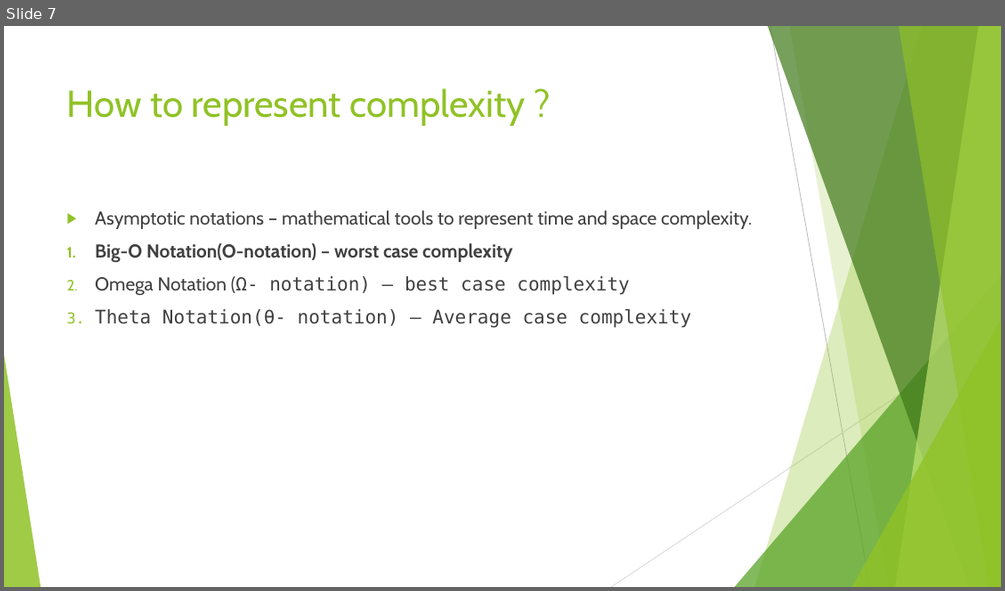
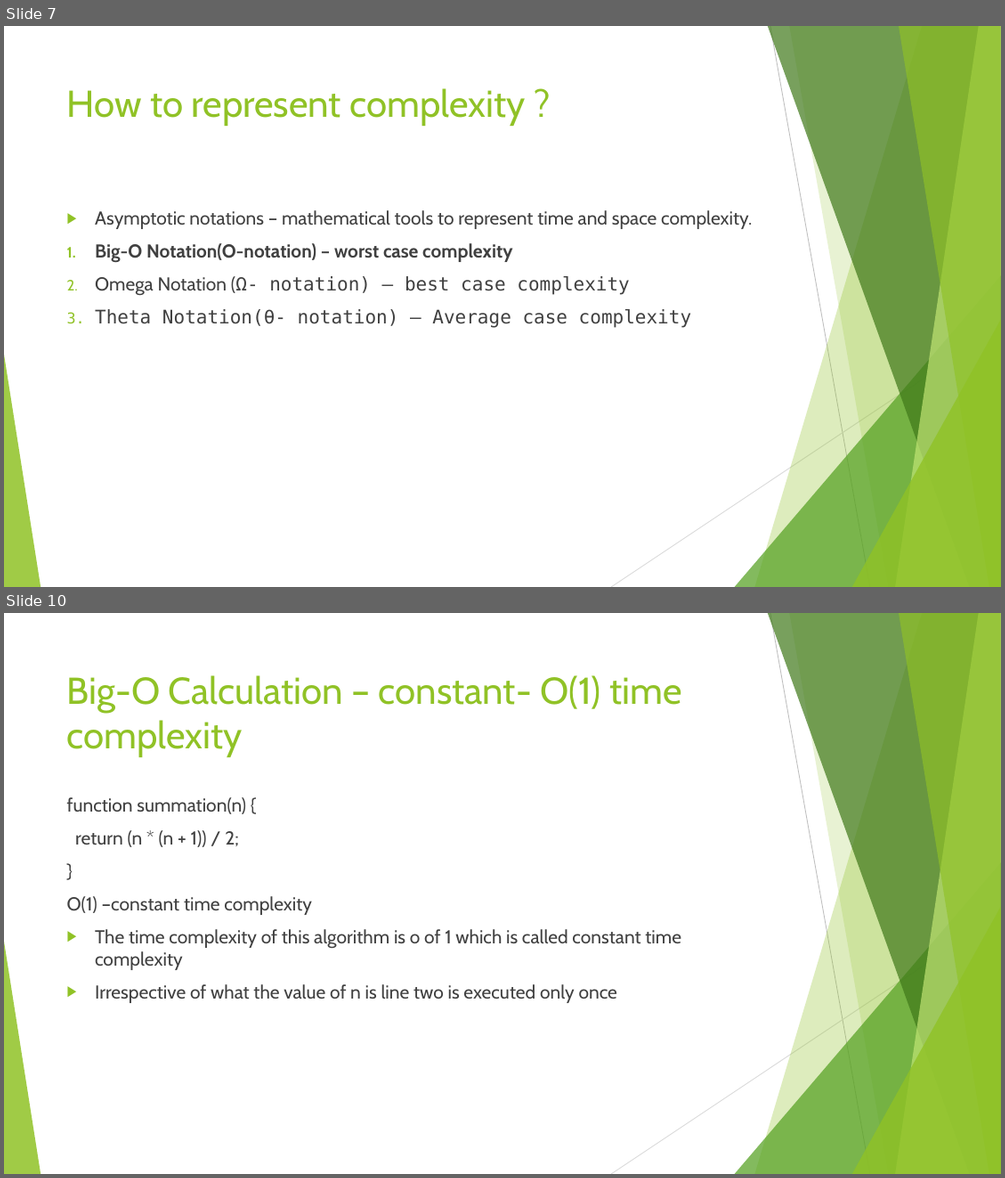
Before and after one commit to divyaparyani67/DSA, a slide deck: DSA- Learning.pptx. Shown one above the other, each under a label of ours: slide 7 before the commit, slides 7 and 10 after it; the slides between them are not shown. The pictures are 1005x591 and 1005x1178 pixels, drawn with LibreOffice and Linux fonts; fonts in the diff are those of the drawing. Boxes give left, top, right and bottom in pixels: in the first picture for what was removed or moved away, otherwise in the second. Text is boxed around its words. In the diff, an @@ line names an element or a change of style, - is before the commit and + after.

```diff
--- a/DSA- Learning.pptx
+++ b/DSA- Learning.pptx
@@ slide 10 added at bbox=[4, 613, 1001, 1174], background #FFFFFF; not listed: 10 template elements that a slide beside it also shows @@
@@ title added at bbox=[67, 675, 681, 757], 36 pt, text #90C226 @@
+Big-O Calculation – constant- O(1) time complexity
@@ text added at bbox=[67, 797, 681, 1003], 18 pt, text #404040 @@
+function summation(n) {
+return (n * (n + 1)) / 2;
+}
+O(1) –constant time complexity
+▶ The time complexity of this algorithm is o of 1 which is called constant time complexity
+▶ Irrespective of what the value of n is line two is executed only once
```
Also in this commit, not shown: 10 other slides added, 1 other file.
